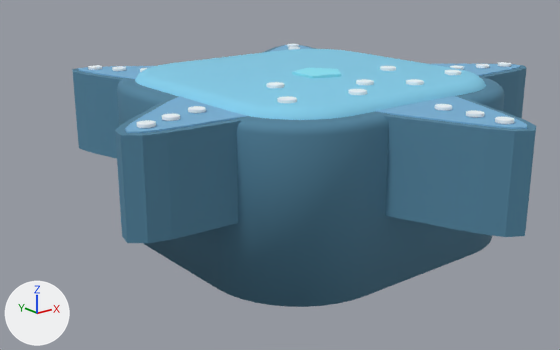
The FBX model assets/skins/roblox/corpo/individual/body_estrela.fbx: old version first, new version second.
Both versions are drawn from a 50 mm lens placed at (-6.22, -7.23, 2.64), pointed at (-0.46, -0.03, -0.23). Arrows for +X, +Y and +Z are at lower left; the lights stay in place. The picture after the commit comes second. Where no turn or scale is listed for an object, it has been applied to the vertices.

Objects in the first picture: 'body_estrela_corpo'.
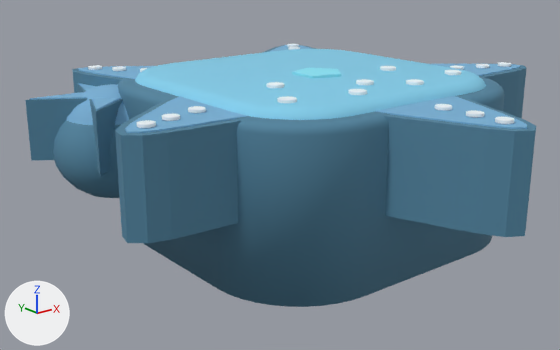
Location of each change, (x1, y1, x2, y2) in pixels of the pictures (560 x 350 px):
'body_estrela_mao_esq', added (blue): after (25, 83, 129, 198)

Patch to the scene script:
```diff
--- a/assets/skins/roblox/corpo/individual/body_estrela.fbx.py
+++ b/assets/skins/roblox/corpo/individual/body_estrela.fbx.py
@@ me_body_estrela_mao_esq_001 @@
+me_body_estrela_mao_esq_001.from_pydata(...)  # 592 vertices, 1136 faces; spans x -0.95..0.95, y -0.81..1.0, z -0.77..0.65
+me_body_estrela_mao_esq_001.materials.append(mat_corpo_palette)  # picture img_corpo_palette_png
@@ ob_body_estrela_mao_esq @@
+ob_body_estrela_mao_esq = bpy.data.objects.new('body_estrela_mao_esq', me_body_estrela_mao_esq_001)
+ob_body_estrela_mao_esq.location = (-1.95, 1.45, 0.2)
```
